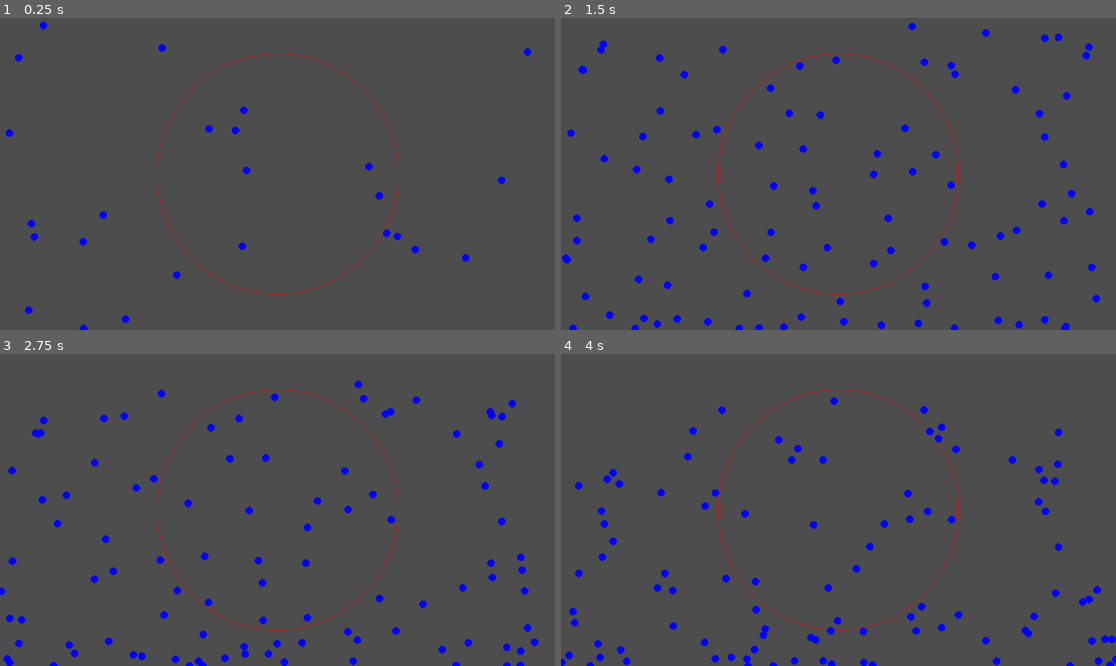
Above: before the commit, frames 1-4 (two rows, left to right).
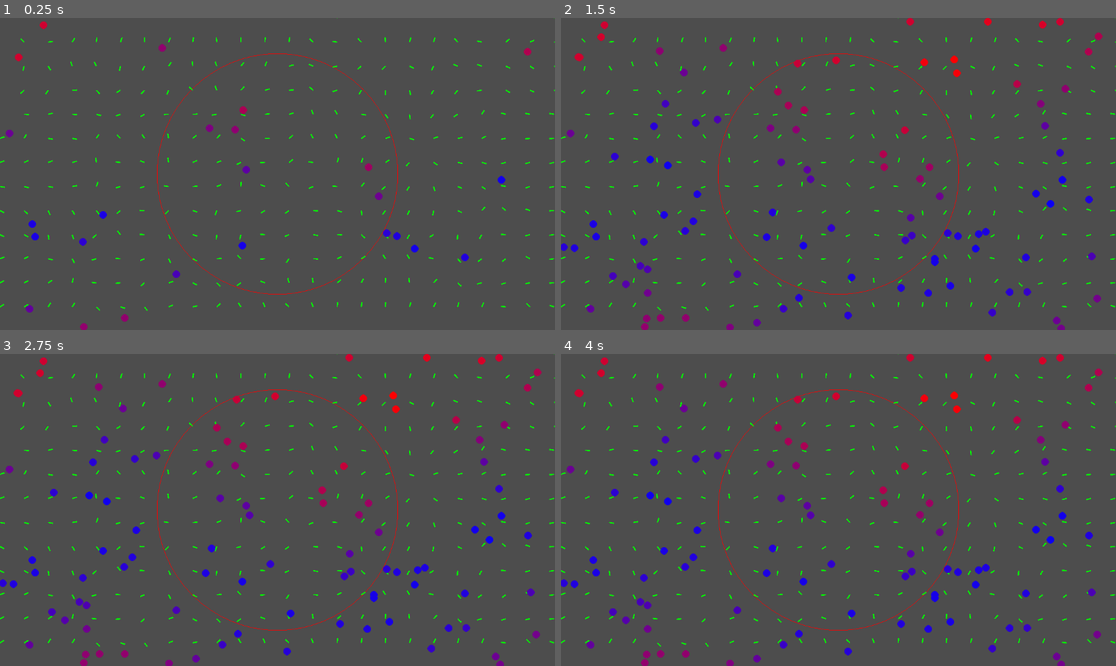
Above: after the commit, the same moments.

Repository: AlexAb123/Particle-Fluid-Simulation
Game: Godot game, scene res://scenes/main.tscn
Two runs of this game, one before a commit and one after it. Both use one fixed random seed, a clock stepped at 60 frames per second and the inputs below.
Inputs:
- Up to frame 1 (0.25 s): no input
- Up to frame 2 (1.5 s): tap Space (space) at 0.6, 1.35 s
- Up to frame 3 (2.75 s): tap Space (space) at 2.1 s
- Up to frame 4 (4 s): tap Space (space) at 2.85, 3.6 s

The runs differ from the first frame. In frame 1, 2.0% of the frame differs, in the area x 0-100%, y 0-100%; in frame 2, 6.5%; in frame 3, 6.5%; in frame 4, 6.7%.

Commit message:
test functoin

Diff:
--- a/scenes/main.tscn
+++ b/scenes/main.tscn
@@ -7,11 +7,16 @@
 [sub_resource type="ShaderMaterial" id="ShaderMaterial_cd4mw"]
 shader = ExtResource("2_qbrik")
 shader_parameter/scale_factor = 0.5
+shader_parameter/min_density = null
+shader_parameter/max_density = null
 
 [node name="Node2D" type="Node2D"]
 z_index = -1
 y_sort_enabled = true
 script = ExtResource("1_3y61u")
+particle_mass = 1000.0
+pressure_multiplier = 0.0
+gravity = 0.0
 
 [node name="GPUParticles2D" type="GPUParticles2D" parent="."]
 process_material = SubResource("ShaderMaterial_cd4mw")
--- a/scripts/main.gd
+++ b/scripts/main.gd
@@ -15,7 +15,12 @@
 var next_positions: Array[Vector2] = []
 var velocities: Array[Vector2] = []
 var densities: Array[float] = []
-var gradients: Array[Vector2] = []
+var pressure_gradients: Array[Vector2] = []
+
+var values: Array[float] = []
+
+var min_density
+var max_density
 
 var data_image: Image
 var data_texture: ImageTexture
@@ -27,6 +32,12 @@
 
 func _draw():
 	draw_circle(Vector2(get_viewport_rect().size.x/2, get_viewport_rect().size.y/2), smoothing_radius, Color.RED, false)
+	_update_densities(particle_positions)
+	for x in get_viewport_rect().size.x/50:
+		for y in get_viewport_rect().size.y/50:
+			draw_line(Vector2(x*50, y*50), Vector2(x*50, y*50) + _calculate_value_gradient(Vector2(x*50, y*50), particle_positions).normalized()*10, Color.GREEN, 2.5)
+	#for i in particle_count:
+		#draw_line(particle_positions[i], particle_positions[i] + _calculate_value_gradient(i, particle_positions)*5000, Color.GREEN, 2.5)
 
 func _process(delta: float) -> void:
 	DisplayServer.window_set_title("FPS: " + str(Engine.get_frames_per_second()))
@@ -43,17 +54,29 @@
 		next_positions.append(Vector2(0,0))
 		velocities.append(Vector2(0,0))
 		densities.append(0.0)
+		pressure_gradients.append(Vector2(0,0))
+		values.append(0.0)
 
 # Updates the data texture and passes it into the particle shader
 func _update_data_texture():
 	for i in particle_count:
-		data_image.set_pixel(i % image_size, int(i / image_size), Color(particle_positions[i].x, particle_positions[i].y, densities[i], 0))
+		data_image.set_pixel(i % image_size, int(i / image_size), Color(particle_positions[i].x, particle_positions[i].y, _calculate_value(particle_positions[i], next_positions), 0))
 	data_texture = ImageTexture.create_from_image(data_image)
+	# temporary stuff vvv change the vlaues back to actual min later
 	gpu_particles_2d.process_material.set_shader_parameter("particle_data", data_texture)
+	gpu_particles_2d.process_material.set_shader_parameter("min_density", -1)
+	gpu_particles_2d.process_material.set_shader_parameter("max_density", 1)
 
 func _update_densities(positions):
 	for i in particle_count:
 		densities[i] = _calculate_density(particle_positions[i], positions)
+		if i == 0:
+			min_density = densities[i]
+			max_density = densities[i]
+		if densities[i] < min_density:
+			min_density = densities[i]
+		if densities[i] > max_density:
+			max_density = densities[i]
 
 func _calculate_density(pos: Vector2, positions):
 	var density = 0.0
@@ -62,6 +85,10 @@
 		var influence = smoothing_function(smoothing_radius, distance)
 		density += influence * particle_mass
 	return density
+
+func _update_pressure_gradients(positions):
+	for i in particle_count:
+		pressure_gradients[i] = _calculate_pressure_gradient(i, positions)
 
 func _calculate_pressure_gradient(index: int, positions):
 	var pressure_gradient: Vector2 = Vector2.ZERO
@@ -74,6 +101,24 @@
 		pressure_gradient += shared_pressure * particle_mass / densities[i] * direction * magnitude
 	return pressure_gradient
 
+func _calculate_value(pos: Vector2, positions):
+	var value = 0.0
+	for i in particle_count:
+		var distance = pos.distance_to(positions[i])
+		var influence = smoothing_function(smoothing_radius, distance)
+		value += test_function(positions[i]) * influence * particle_mass / densities[i]
+	return value
+
+func _calculate_value_gradient(pos: Vector2, positions):
+	var value_gradient: Vector2 = Vector2.ZERO
+	for i in particle_count:
+		var distance = pos.distance_to(particle_positions[i])
+		# If distance is 0 (the two particles are on top of eachother, or it's comparing to itself), choose a random direction.
+		var direction = Vector2(1, 0).rotated(randf_range(0.0, 2*PI)) if distance == 0 else (particle_positions[i] - pos) / distance
+		var magnitude = smoothing_function_derivative(smoothing_radius, distance)
+		value_gradient += _calculate_value(pos, positions) * particle_mass / densities[i] * direction * magnitude
+	return value_gradient
+
 # The further we are from the target density, the faster the particle should move, and the more pressure should be applied to it.
 func _density_to_pressure(density):
 	return (density - target_density) * pressure_multiplier
@@ -84,10 +129,10 @@
 		next_positions[i] = particle_positions[i] + velocities[i] * delta
 
 	_update_densities(next_positions)
-
-	for i in particle_count:
-		var pressure_gradient = _calculate_pressure_gradient(i, next_positions)
-		var pressure_acceleration = pressure_gradient / densities[i]
+	_update_pressure_gradients(next_positions)
+
+	for i in particle_count:
+		var pressure_acceleration = pressure_gradients[i] / densities[i]
 		velocities[i] += pressure_acceleration * delta
 
 		particle_positions[i] += velocities[i] * delta
@@ -117,6 +162,9 @@
 	var s = 12 / (pow(rad, 4) * PI)
 	return (dst - rad) * s
 	#return 0.0 if dst > rad else -3 * pow(rad - dst, 2) / (PI * pow(rad, 5) / 10) # Divide by this to normalize (integral will always be 1) because the total contribution of a single particle to the density should NOT depend on the smoothing radius
+
+func test_function(pos):
+	return cos(pos.y/150 + sin(pos.x/150))
 
 #var buffer : RID
 #var rd : RenderingDevice
--- a/shaders/particle.gdshader
+++ b/shaders/particle.gdshader
@@ -2,6 +2,9 @@
 
 uniform sampler2D particle_data;
 uniform float scale_factor = 0.5;
+
+uniform float min_density;
+uniform float max_density;
 
 void process(){
 
@@ -18,8 +21,11 @@
 	TRANSFORM[3].xy = particle_position;
 
 	COLOR = vec4(1.0, 0.0, 0.0, 1.0);
-	// Normalize the input value between 0.0 and 1.0
-    float normalized_value = clamp(particle_density/5.0, 0.0, 1.0);
+	// Normalize the density between 0.0 and 1.0
+    //float normalized_value = (particle_density - min_density)/(max_density - min_density);
+
+	// temporary for test function
+	float normalized_value = (particle_density - min_density)/(max_density - min_density);
 
     vec4 blue = vec4(0.0, 0.0, 1.0, 1.0);
     vec4 red = vec4(1.0, 0.0, 0.0, 1.0);
